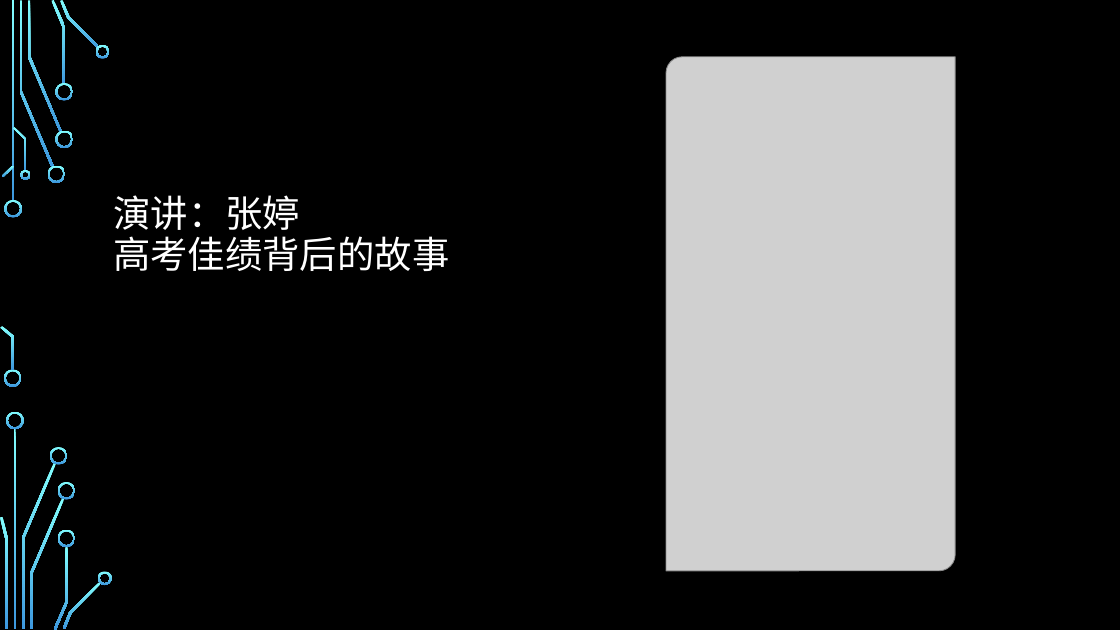
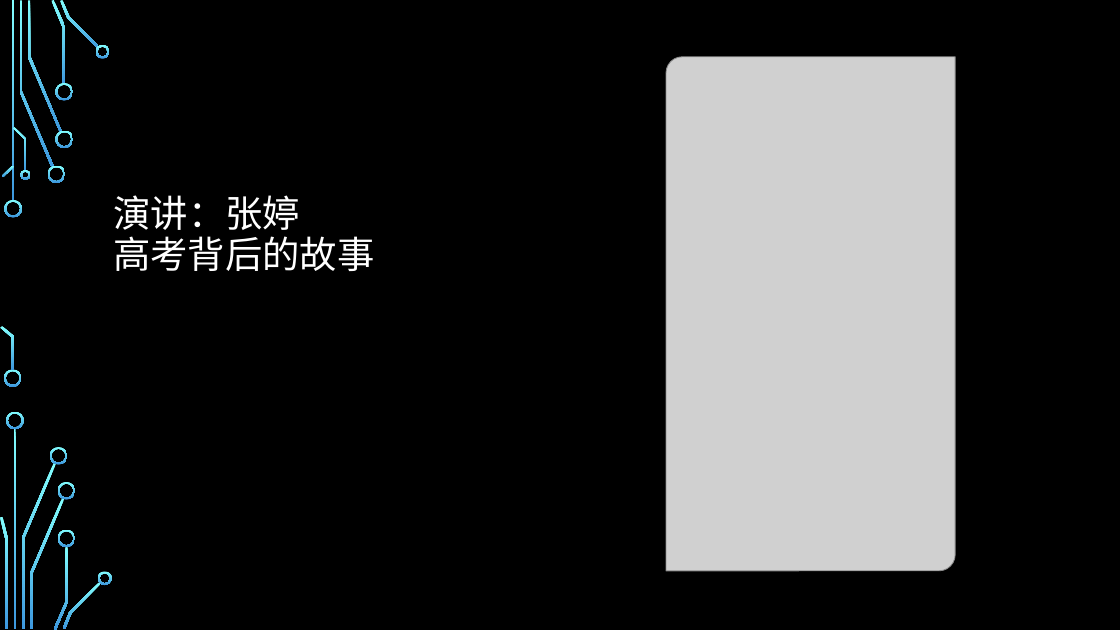
Before and after one commit to WeileiZeng/middle-school-study-plan, a slide deck: slide 9 of shizitang/shizitang.pptx. Drawn at 1120x630 pixels with LibreOffice and Linux fonts; fonts in the diff are those of the drawing; grey boxes stand for pictures; background and template pictures are left out. Boxes give left, top, right and bottom in pixels: in the first picture for what was removed or moved away, otherwise in the second. Text is boxed around its words. In the diff, an @@ line names an element or a change of style, - is before the commit and + after.

```diff
--- a/shizitang/shizitang.pptx
+++ b/shizitang/shizitang.pptx
@@ title at bbox=[113, 195, 374, 271]: text changed @@
-演讲：张婷
-高考佳绩背后的故事
+演讲：张婷
+高考背后的故事
```
Also in this commit, not shown: 3 other slides changed, 3 slides added, 1 slide removed, 1 other file.
